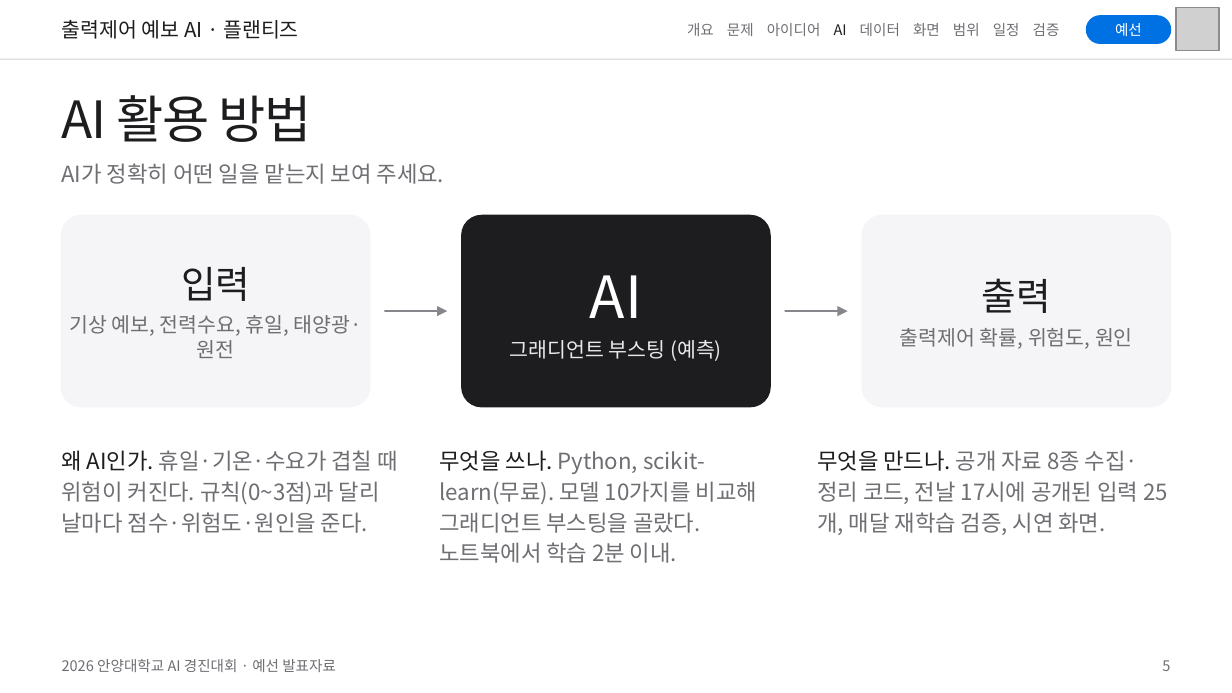
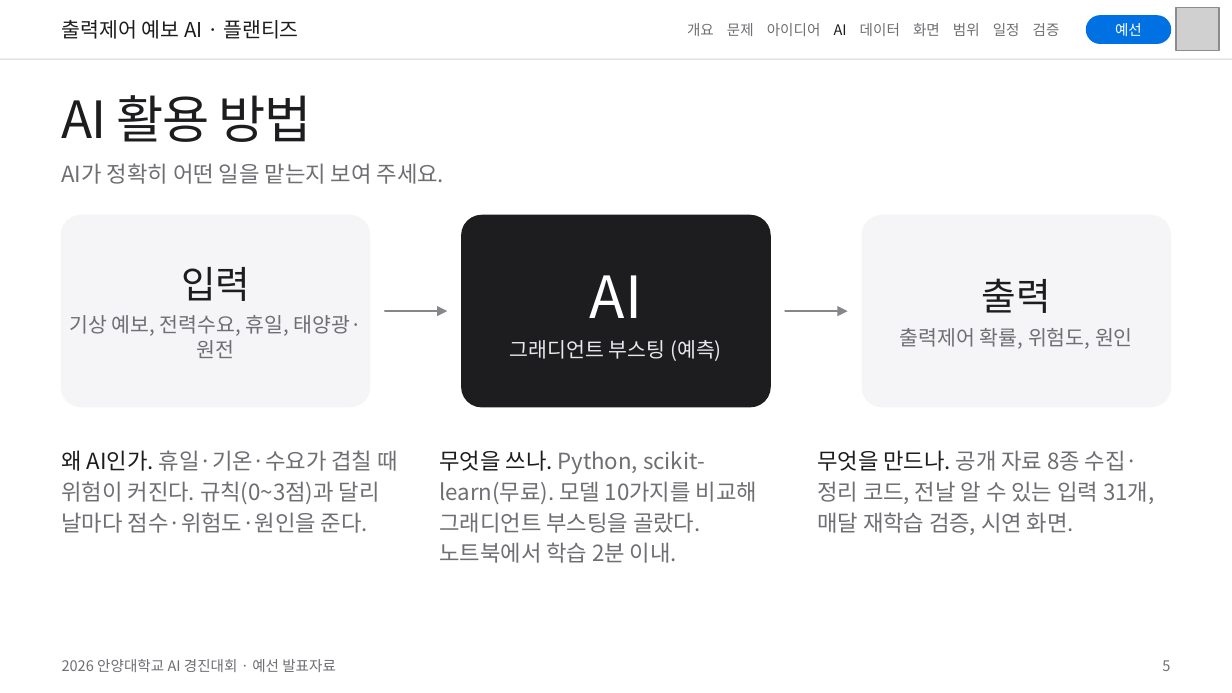
Before and after one commit to eorua/planties, a slide deck: slide 5 of docs/slides/예선발표_초안.pptx. Drawn at 1232x693 pixels with LibreOffice and Linux fonts; fonts in the diff are those of the drawing; grey boxes stand for pictures. Boxes give left, top, right and bottom in pixels: in the first picture for what was removed or moved away, otherwise in the second. Text is boxed around its words. In the diff, an @@ line names an element or a change of style, - is before the commit and + after.

```diff
--- a/docs/slides/예선발표_초안.pptx
+++ b/docs/slides/예선발표_초안.pptx
@@ text at (x1=817, y1=450, x2=1154, y2=535): text changed @@
-무엇을 만드나. 공개 자료 8종 수집·정리 코드, 전날 17시에 공개된 입력 25개, 매달 재학습 검증, 시연 화면.
+무엇을 만드나. 공개 자료 8종 수집·정리 코드, 전날 알 수 있는 입력 31개, 매달 재학습 검증, 시연 화면.
```
Also in this commit, not shown: 5 other slides changed.
